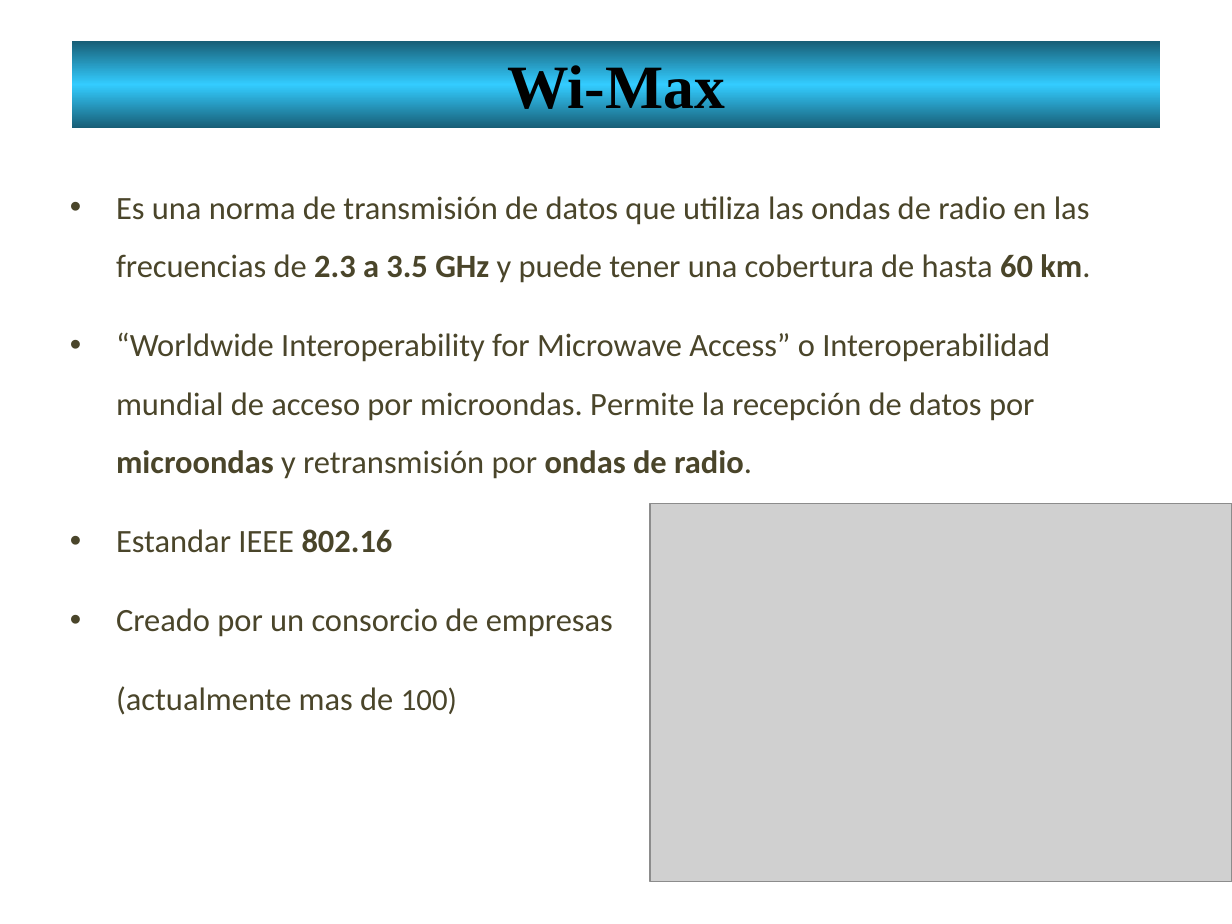
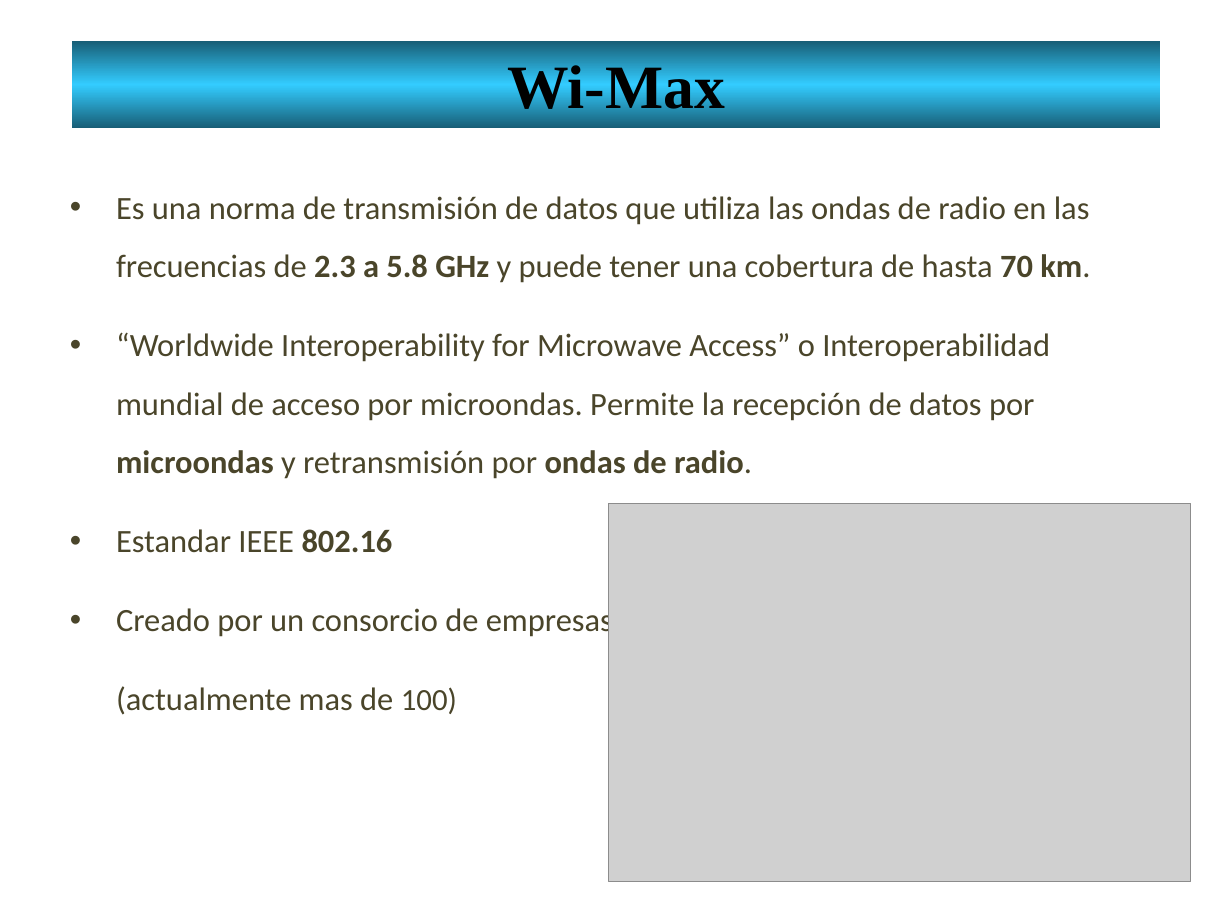
Before and after one commit to lizetheP/Redes1, a slide deck: slide 22 of CalendarioAgo20/Presentaciones/13_RedesInalambricas.pptx (slide 21 before the commit). Drawn at 1232x924 pixels with LibreOffice and Linux fonts; fonts in the diff are those of the drawing; grey boxes stand for pictures. Boxes give left, top, right and bottom in pixels: in the first picture for what was removed or moved away, otherwise in the second. Text is boxed around its words. In the diff, an @@ line names an element or a change of style, - is before the commit and + after.

```diff
--- a/CalendarioAgo20/Presentaciones/13_RedesInalambricas.pptx
+++ b/CalendarioAgo20/Presentaciones/13_RedesInalambricas.pptx
@@ text at (116,196,1090,283): text changed @@
-• Es una norma de transmisión de datos que utiliza las ondas de radio en las frecuencias de 2.3 a 3.5 GHz y puede tener una cobertura de hasta 60 km.
+• Es una norma de transmisión de datos que utiliza las ondas de radio en las frecuencias de 2.3 a 5.8 GHz y puede tener una cobertura de hasta 70 km.
@@ picture: place and size @@
-picture at (650,503,1232,881)
+picture at (609,503,1190,881)
```
Also in this commit, not shown: 6 other slides changed, 1 slide added.
